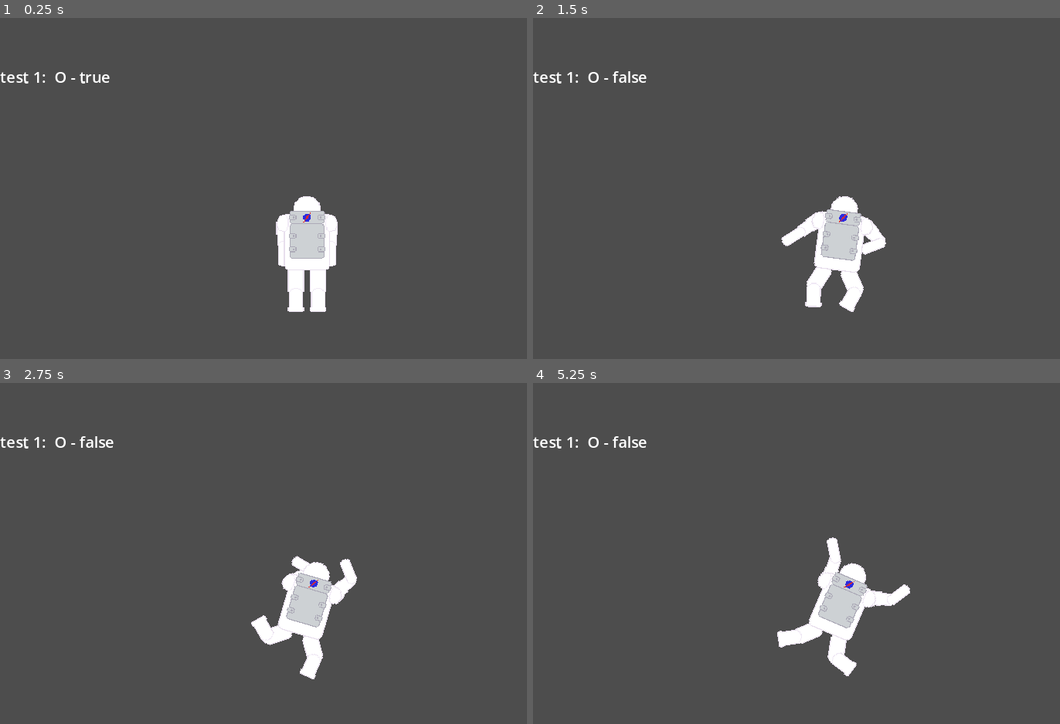
Above: before the commit, frames 1-4 (two rows, left to right).
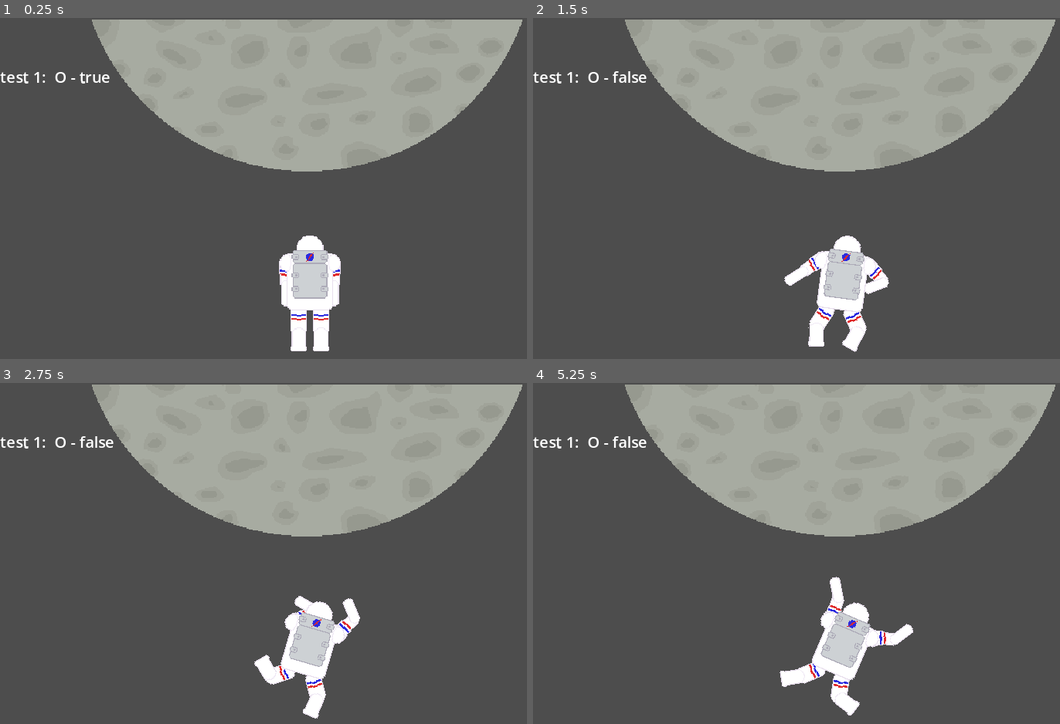
Above: after the commit, the same moments.

Repository: ADON15c/GGJ-2024
Game: Godot game, scene res://Scenes/Game/Game.tscn
Same seed, same stepped clock (60 frames per second), same inputs: the game is played once before the commit and once after it.
Inputs:
- Up to frame 1 (0.25 s): no input
- Up to frame 2 (1.5 s): tap Enter (ui_accept) at 0.5, 0.77, 1.25 s; hold Right (ui_right) from 0.53 s (still down); tap Space at 0.6 s; tap Z at 1.35 s
- Up to frame 3 (2.75 s): tap Enter (ui_accept) at 1.52, 2 s; release Right (ui_right) at 2.03 s; hold Left (ui_left) from 2.03 s (still down); tap Space at 2.1 s
- Up to frame 4 (5.25 s): tap Enter (ui_accept) at 2.75, 3.02, 3.5, 3.77, 4.25, 4.52 s; release Left (ui_left) at 2.78 s; hold Right (ui_right) 2.78-4.28 s; tap Z at 2.85, 4.35 s; tap Space at 3.6, 5.1 s; hold Left (ui_left) 4.28-5.03 s; hold Right (ui_right) from 5.03 s (still down)

The runs differ from the first frame. In frame 1, 30% of the frame differs, in the area x 17-100%, y 0-98%; in frame 2, 31%; in frame 3, 31%; in frame 4, 31%.

Commit message:
Updated and added sprites, added moon to game

Diff:
--- a/Scenes/Game/Game.tscn
+++ b/Scenes/Game/Game.tscn
@@ -1,7 +1,8 @@
-[gd_scene load_steps=3 format=3 uid="uid://dak8hh4x7eg3h"]
+[gd_scene load_steps=4 format=3 uid="uid://dak8hh4x7eg3h"]
 
 [ext_resource type="PackedScene" uid="uid://bssrbj1155wrh" path="res://Scenes/QuickTimePlayer/QuickTimePlayer.tscn" id="1_s1w0o"]
 [ext_resource type="PackedScene" uid="uid://c6gfch3ytf4u5" path="res://Scenes/Astronaut/Astronaut.tscn" id="3_1lj40"]
+[ext_resource type="Texture2D" uid="uid://dre87dgyc3eto" path="res://Assets/Sprites/Moon.png" id="3_kugsw"]
 
 [node name="Game" type="Node2D"]
 
@@ -9,4 +10,8 @@
 position = Vector2(0, 50)
 
 [node name="Astronaut" parent="." instance=ExtResource("3_1lj40")]
-position = Vector2(318, 246)
+position = Vector2(321, 287)
+
+[node name="Sprite2D" type="Sprite2D" parent="."]
+position = Vector2(318, 182)
+texture = ExtResource("3_kugsw")
Binary file changed: Assets/Sprites/Astronaut.aseprite
Binary file changed: Assets/Sprites/Astronaut.png
Binary file changed: Assets/Sprites/AstronautSpriteSheet.png
Binary file changed: Assets/Sprites/Moon.aseprite
Binary file added: Assets/Sprites/Moon.png
Not shown, added: Assets/Sprites/Moon.png.import
Binary file added: Assets/Sprites/letters.aseprite
Binary file added: Assets/Sprites/letters.png
Not shown, added: Assets/Sprites/letters.png.import
